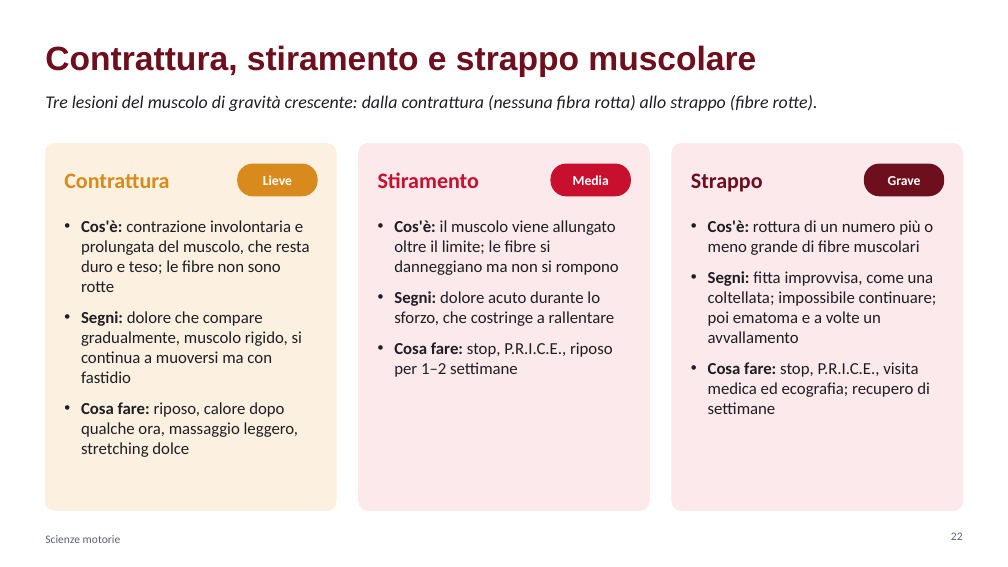
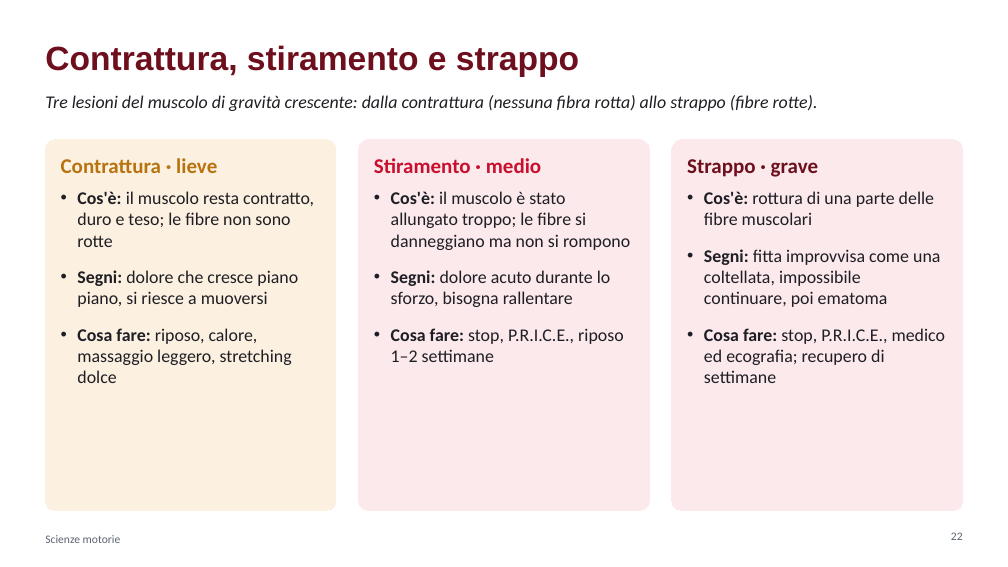
Before and after one commit to krazerrino/ginnastica, a slide deck: slide 22 of Cuore_respiro_e_primo_soccorso.pptx. Drawn at 1008x567 pixels with LibreOffice and Linux fonts; fonts in the diff are those of the drawing. Boxes give left, top, right and bottom in pixels: in the first picture for what was removed or moved away, otherwise in the second. Text is boxed around its words. In the diff, an @@ line names an element or a change of style, - is before the commit and + after.

```diff
--- a/Cuore_respiro_e_primo_soccorso.pptx
+++ b/Cuore_respiro_e_primo_soccorso.pptx
@@ title at (45, 45, 579, 77): text changed @@
-Contrattura, stiramento e strappo muscolare
+Contrattura, stiramento e strappo
@@ rounded rectangle "Contrattura · lieve": place and size @@
-rounded rectangle "Contrattura · lieve" at (45, 144, 336, 510)
+rounded rectangle "Contrattura · lieve" at (45, 140, 336, 510)
@@ rounded rectangle "Contrattura · lieve" at (45, 140, 336, 510): outline #FCF1E1 1 pt to #FCF1E1 0.75 pt @@
@@ rounded rectangle "Stiramento · medio": place and size @@
-rounded rectangle "Stiramento · medio" at (394, 220, 619, 377)
+rounded rectangle "Stiramento · medio" at (358, 140, 649, 510)
@@ rounded rectangle "Stiramento · medio" at (358, 140, 649, 510): fill none to #FBE9EC; outline none to #FBE9EC 0.75 pt @@
@@ rounded rectangle removed at (358, 144, 649, 510) @@
@@ rounded rectangle "Strappo · grave" at (672, 140, 963, 510): fill none to #FBE9EC; outline none to #FBE9EC 0.75 pt @@
@@ rounded rectangle "Strappo · grave": place and size @@
-rounded rectangle "Strappo · grave" at (708, 220, 937, 414)
+rounded rectangle "Strappo · grave" at (672, 140, 963, 510)
@@ rounded rectangle removed at (672, 144, 963, 510) @@
@@ text in rounded rectangle at (61, 158, 314, 383): text added @@
+Contrattura · lieve
+• Cos'è: il muscolo resta contratto, duro e teso; le fibre non sono rotte
+• Segni: dolore che cresce piano piano, si riesce a muoversi
+• Cosa fare: riposo, calore, massaggio leggero, stretching dolce
@@ text removed at (64, 173, 169, 188) @@
-Contrattura
@@ rounded rectangle removed at (237, 164, 317, 196) @@
@@ text removed at (263, 175, 292, 185) @@
-Lieve
@@ text in rounded rectangle at (374, 158, 630, 362): text changed; size 16 to 17 pt @@
-• Cos'è: il muscolo viene allungato oltre il limite; le fibre si danneggiano ma non si rompono
-• Segni: dolore acuto durante lo sforzo, che costringe a rallentare
-• Cosa fare: stop, P.R.I.C.E., riposo per 1–2 settimane
+Stiramento · medio
+• Cos'è: il muscolo è stato allungato troppo; le fibre si danneggiano ma non si rompono
+• Segni: dolore acuto durante lo sforzo, bisogna rallentare
+• Cosa fare: stop, P.R.I.C.E., riposo 1–2 settimane
@@ text removed at (378, 172, 479, 188) @@
-Stiramento
@@ rounded rectangle removed at (551, 164, 631, 196) @@
@@ text removed at (573, 175, 609, 185) @@
-Media
@@ text in rounded rectangle at (687, 159, 946, 383): text changed; size 16 to 17 pt @@
-• Cos'è: rottura di un numero più o meno grande di fibre muscolari
-• Segni: fitta improvvisa, come una coltellata; impossibile continuare; poi ematoma e a volte un avvallamento
-• Cosa fare: stop, P.R.I.C.E., visita medica ed ecografia; recupero di settimane
+Strappo · grave
+• Cos'è: rottura di una parte delle fibre muscolari
+• Segni: fitta improvvisa come una coltellata, impossibile continuare, poi ematoma
+• Cosa fare: stop, P.R.I.C.E., medico ed ecografia; recupero di settimane
@@ text removed at (691, 173, 763, 192) @@
-Strappo
@@ rounded rectangle removed at (864, 164, 944, 196) @@
@@ text removed at (888, 176, 921, 185) @@
-Grave
@@ text removed at (81, 220, 310, 457) @@
-• Cos'è: contrazione involontaria e prolungata del muscolo, che resta duro e teso; le fibre non sono rotte
-• Segni: dolore che compare gradualmente, muscolo rigido, si continua a muoversi ma con fastidio
-• Cosa fare: riposo, calore dopo qualche ora, massaggio leggero, stretching dolce
```
Also in this commit, not shown: 36 other slides changed, 1 other file.
